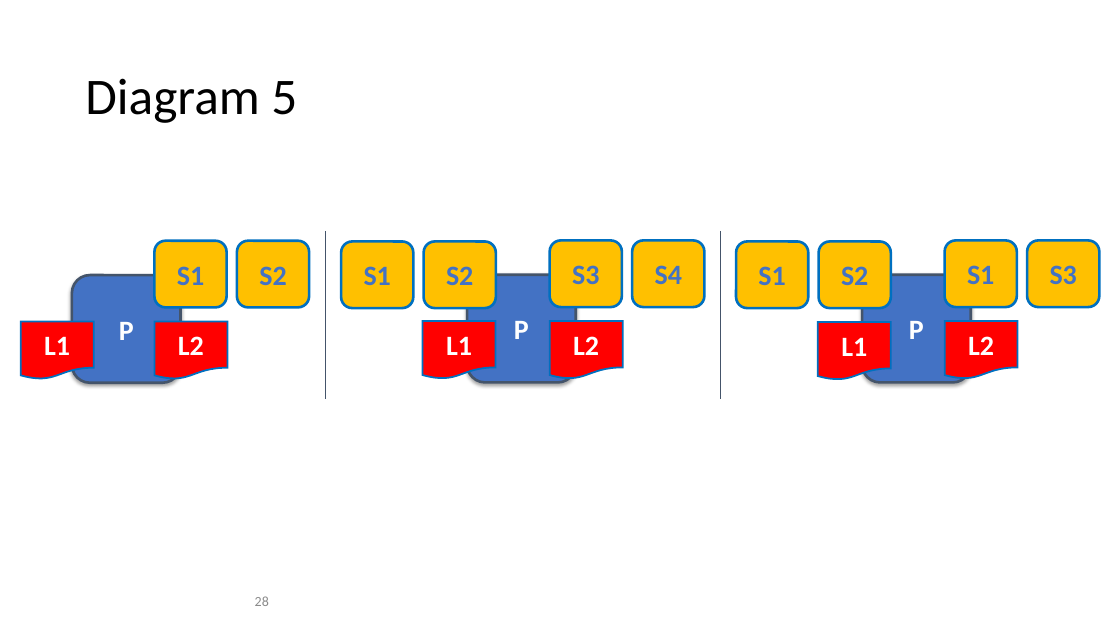
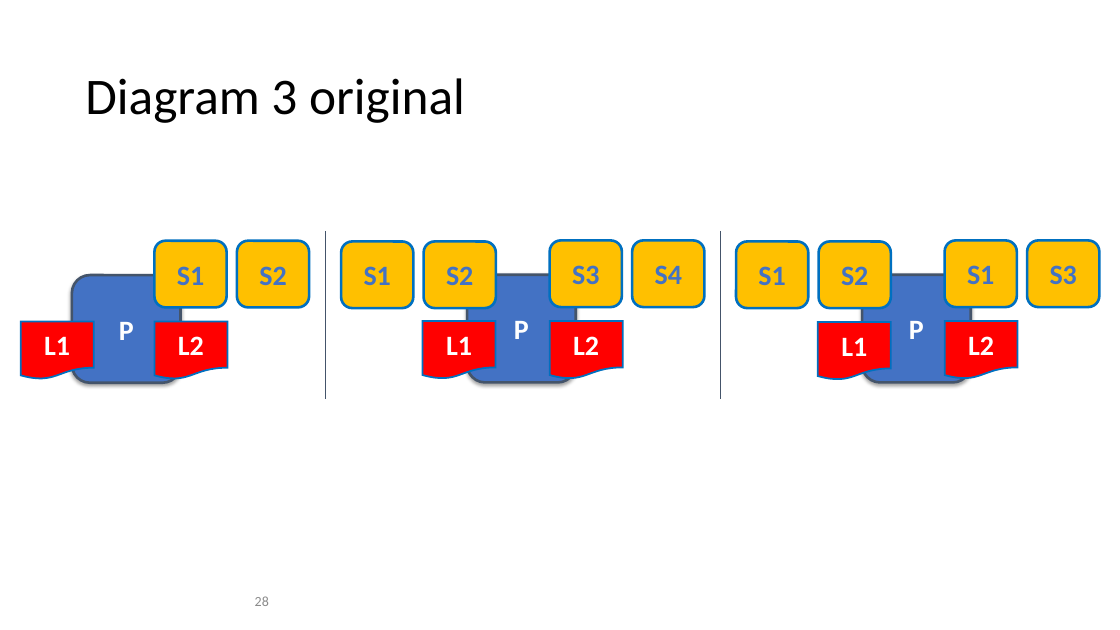
Before and after one commit to FabricTOC/FabricTOC, a slide deck: slide 28 of docs/OtherSourceMaterial/Diagrams.pptx. Drawn at 1120x630 pixels with LibreOffice and Linux fonts; fonts in the diff are those of the drawing. Boxes give left, top, right and bottom in pixels: in the first picture for what was removed or moved away, otherwise in the second. Text is boxed around its words. In the diff, an @@ line names an element or a change of style, - is before the commit and + after.

```diff
--- a/docs/OtherSourceMaterial/Diagrams.pptx
+++ b/docs/OtherSourceMaterial/Diagrams.pptx
@@ title at bbox=[85, 78, 465, 123]: text changed @@
-Diagram 5
+Diagram 3 original
```
Also in this commit, not shown: 5 other slides changed, 3 other files.
